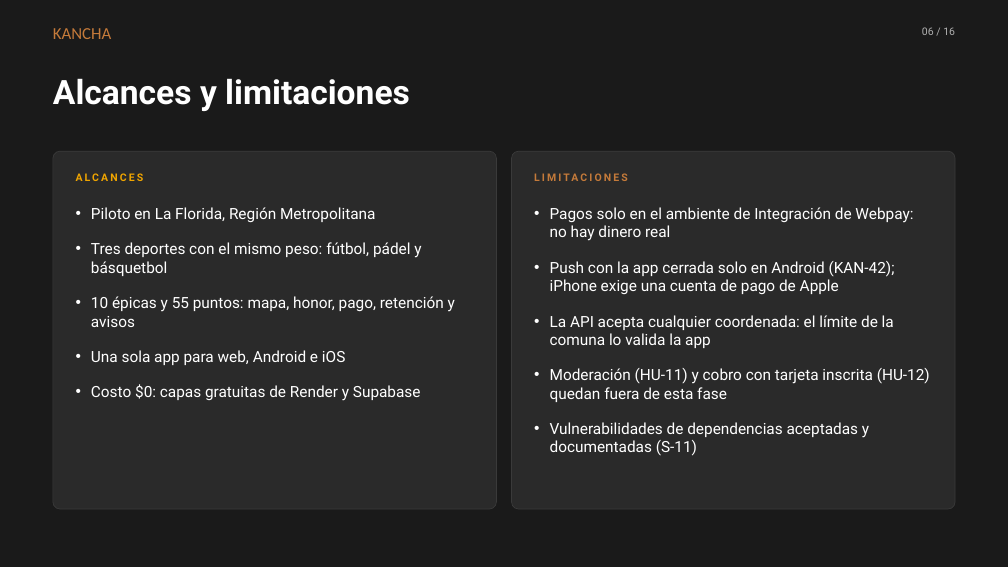
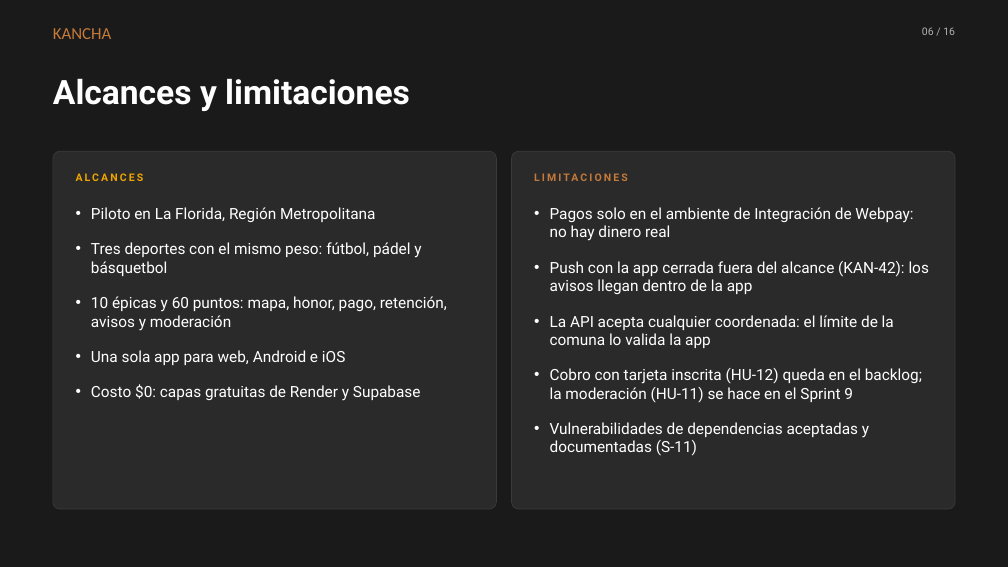
Before and after one commit to avenaaaa/KANCHA, a slide deck: slide 6 of fase-2-desarrollo/entrega/3-presentacion/Kancha_Presentacion_Fase2.pptx. Drawn at 1008x567 pixels with LibreOffice and Linux fonts; fonts in the diff are those of the drawing. Boxes give left, top, right and bottom in pixels: in the first picture for what was removed or moved away, otherwise in the second. Text is boxed around its words. In the diff, an @@ line names an element or a change of style, - is before the commit and + after.

```diff
--- a/fase-2-desarrollo/entrega/3-presentacion/Kancha_Presentacion_Fase2.pptx
+++ b/fase-2-desarrollo/entrega/3-presentacion/Kancha_Presentacion_Fase2.pptx
@@ text at <box>550,261,929,294</box>: text changed @@
-• Push con la app cerrada solo en Android (KAN-42); iPhone exige una cuenta de pago de Apple
+• Push con la app cerrada fuera del alcance (KAN-42): los avisos llegan dentro de la app
@@ text at <box>91,296,447,331</box>: text changed @@
-• 10 épicas y 55 puntos: mapa, honor, pago, retención y avisos
+• 10 épicas y 60 puntos: mapa, honor, pago, retención, avisos y moderación
@@ text at <box>550,368,922,402</box>: text changed @@
-• Moderación (HU-11) y cobro con tarjeta inscrita (HU-12) quedan fuera de esta fase
+• Cobro con tarjeta inscrita (HU-12) queda en el backlog; la moderación (HU-11) se hace en el Sprint 9
```
Also in this commit, not shown: 4 other slides changed, 4 other files.
